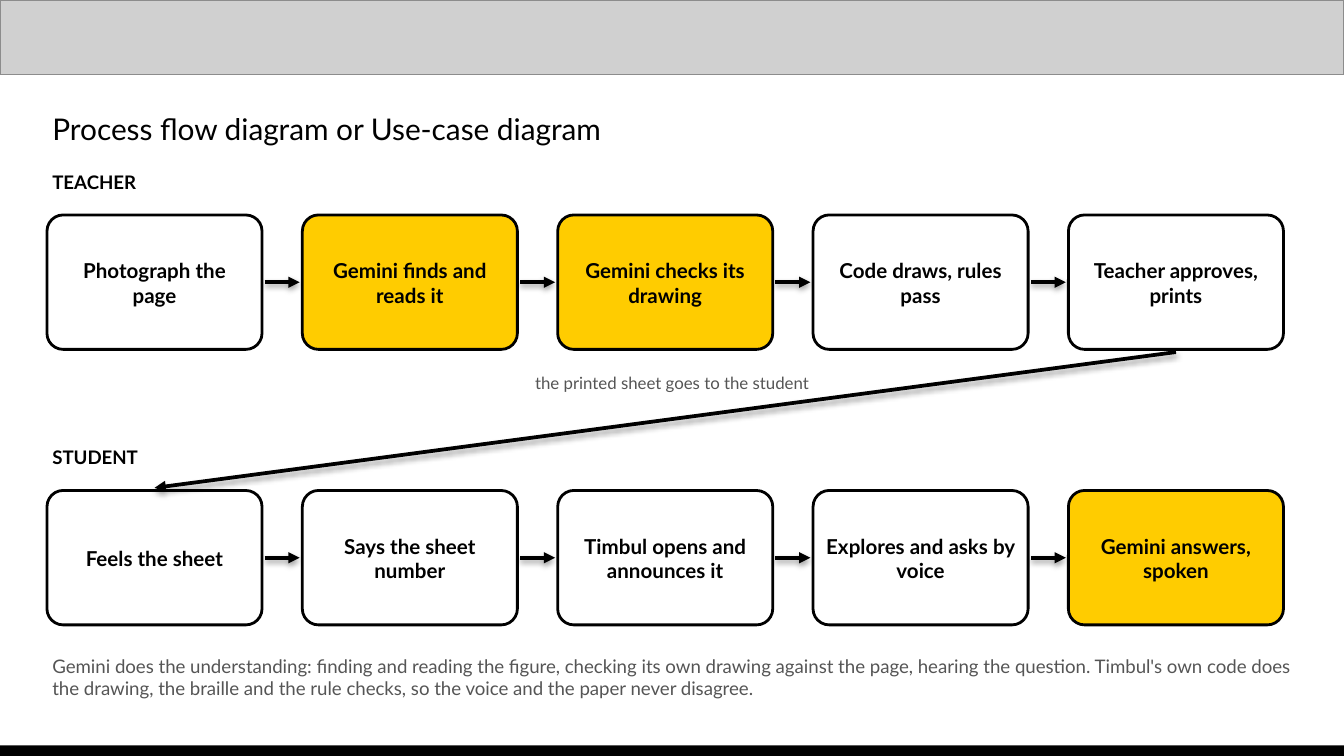
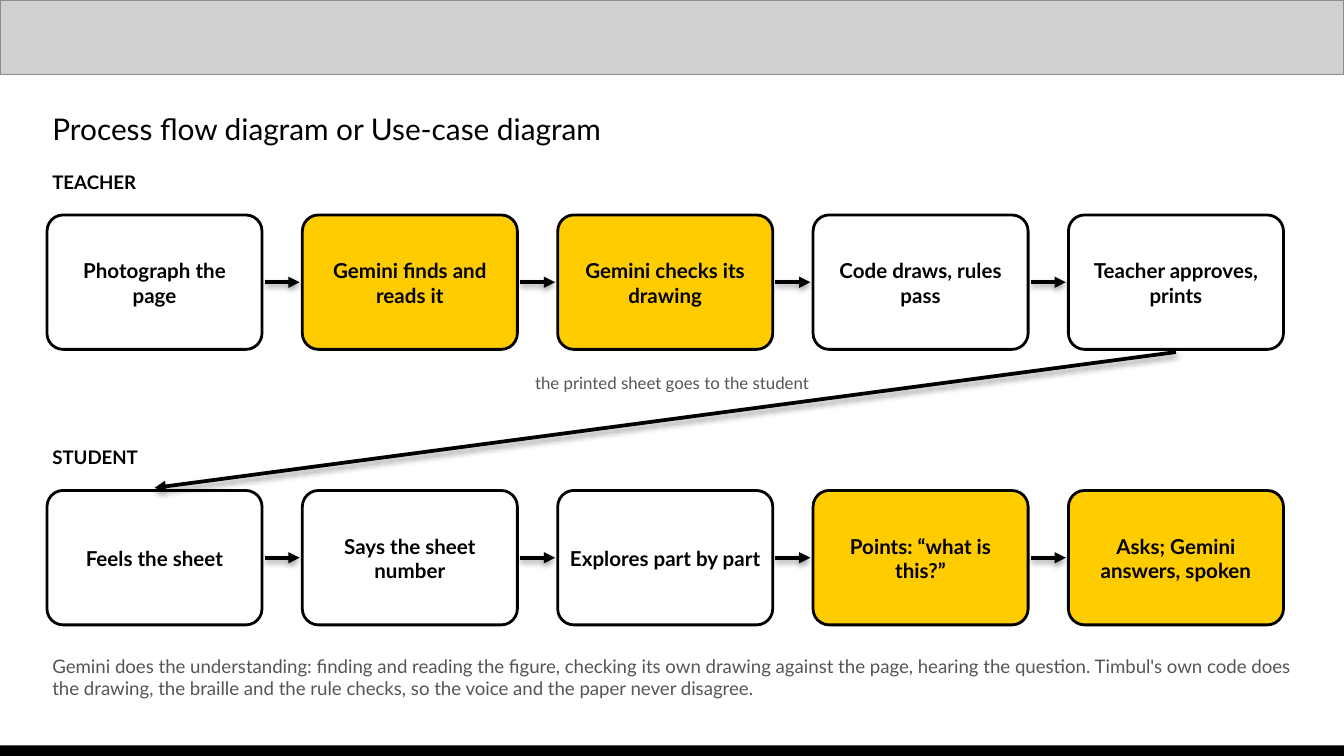
Before and after one commit to padmanabhan-r/timbul, a slide deck: slide 5 of deck/work/Timbul - AI Builder Cup.pptx. Drawn at 1344x756 pixels with LibreOffice and Linux fonts; fonts in the diff are those of the drawing; grey boxes stand for pictures. Boxes give left, top, right and bottom in pixels: in the first picture for what was removed or moved away, otherwise in the second. Text is boxed around its words. In the diff, an @@ line names an element or a change of style, - is before the commit and + after.

Commit message:
Add Point and ask to the deck and README

```diff
--- a/deck/work/Timbul - AI Builder Cup.pptx
+++ b/deck/work/Timbul - AI Builder Cup.pptx
@@ rounded rectangle at (x1=813, y1=491, x2=1028, y2=625): fill #FFFFFF to #FFCC00 @@
@@ text at (x1=850, y1=538, x2=991, y2=578): text changed @@
-Explores and asks by voice
+Points: “what is this?”
@@ text at (x1=1101, y1=538, x2=1251, y2=582): text changed @@
-Gemini answers, spoken
+Asks; Gemini answers, spoken
@@ text at (x1=570, y1=550, x2=760, y2=570): text changed @@
-Timbul opens and announces it
+Explores part by part
```
Also in this commit, not shown: 5 other slides changed, 2 other files.
